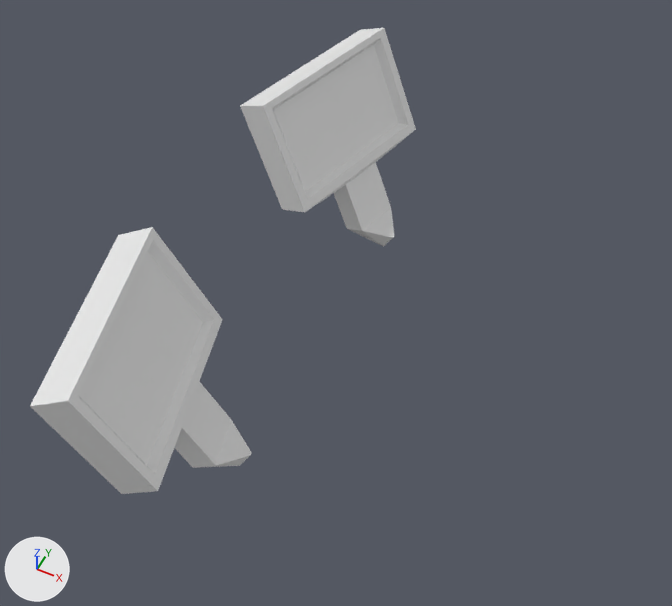
What one commit did to the Blender file Assets/Models/NewChair.blend.
One viewpoint serves both versions: a 50 mm lens placed at (5.51, -7.61, 13.7), pointed at (1.82, -0.22, 4.46). Every picture has the same lights, and +X, +Y and +Z are marked at lower left.

Script lines for the objects in view, before the commit:
```python
me_cube_004 = bpy.data.meshes.new('Cube.004')
me_cube_004.from_pydata(...)  # 20 vertices, 18 faces; spans x -0.266..0.117, y -0.372..0.372, z -0.398..0.398
me_cube_006 = bpy.data.meshes.new('Cube.006')
me_cube_006.from_pydata(...)  # 24 vertices, 22 faces; spans x -1.12..0.49, y -0.71..0.71, z -3.39..1.43
me_cube_010 = bpy.data.meshes.new('Cube.010')
me_cube_010.from_pydata(...)  # 20 vertices, 18 faces; spans x -0.266..0.117, y -0.435..0.435, z -0.457..0.457
me_cube_011 = bpy.data.meshes.new('Cube.011')
me_cube_011.from_pydata(...)  # 24 vertices, 22 faces; spans x -1.12..0.49, y -0.84..0.89, z -3.39..1.5
me_cube_012 = bpy.data.meshes.new('Cube.012')
me_cube_012.from_pydata(...)  # 32 vertices, 30 faces; spans x -0.9..0.82, y -0.95..1.24, z -1.79..1.52
ob_arml = bpy.data.objects.new('ArmL', me_cube_011)
ob_arml.location = (2.32, -1.83, 3.76)
ob_arml.rotation_euler = (-0.0873, -1.571, 0.0)  # degrees (-5, -90, 0)
ob_arml.hide_set(True)
ob_armr = bpy.data.objects.new('ArmR', me_cube_006)
ob_armr.location = (2.32, 1.83, 3.76)
ob_armr.rotation_euler = (-0.0873, -1.571, 0.0)  # degrees (-5, -90, 0)
ob_armr.hide_set(True)
ob_buttonl = bpy.data.objects.new('ButtonL', me_cube_010)
ob_buttonl.location = (1.59, -1.9, 4.42)
ob_buttonl.rotation_euler = (-3.229, -1.571, 0.0)  # degrees (-185, -90, 0)
ob_buttonl.hide_set(True)
ob_buttonr = bpy.data.objects.new('ButtonR', me_cube_004)
ob_buttonr.location = (1.59, 1.9, 4.42)
ob_buttonr.rotation_euler = (-3.229, -1.571, 0.0)  # degrees (-185, -90, 0)
ob_buttonr.hide_set(True)
ob_screenl = bpy.data.objects.new('ScreenL', me_cube_012)
ob_screenl.location = (0.75, -2.46, 4.53)
ob_screenl.rotation_euler = (0.0, -2.696, -3.403)  # degrees (0, -154, -195)
ob_screenl.scale = (1.0, 1.3, 1.0)
# also in view: 'ScreenR' at (0.54, 2.56, 4.57)
```
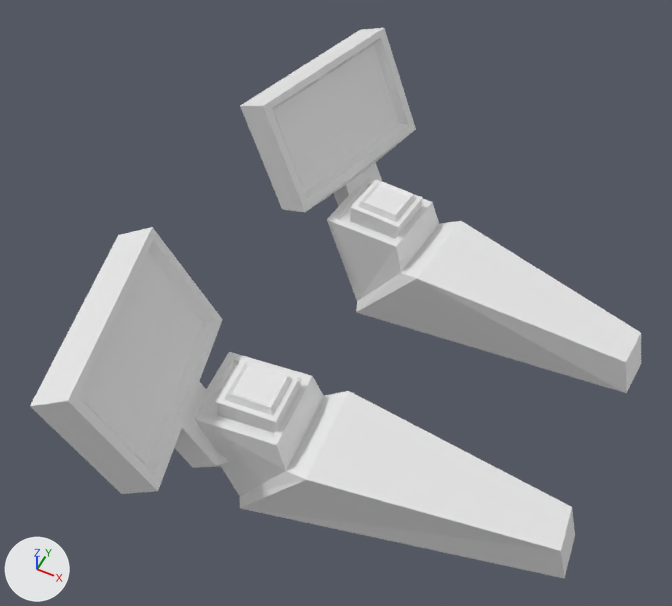
Patch to the scene script:
```diff
--- a/Assets/Models/NewChair.blend.py
+++ b/Assets/Models/NewChair.blend.py
@@ ob_buttonr @@
 ob_buttonr.rotation_euler = (-3.229, -1.571, 0.0)  # degrees (-185, -90, 0)
-ob_buttonr.hide_set(True)
@@ ob_armr @@
 ob_armr.rotation_euler = (-0.0873, -1.571, 0.0)  # degrees (-5, -90, 0)
-ob_armr.hide_set(True)
@@ ob_buttonl @@
 ob_buttonl.rotation_euler = (-3.229, -1.571, 0.0)  # degrees (-185, -90, 0)
-ob_buttonl.hide_set(True)
@@ ob_arml @@
 ob_arml.rotation_euler = (-0.0873, -1.571, 0.0)  # degrees (-5, -90, 0)
-ob_arml.hide_set(True)
```

Boxes (x1, y1, x2, y2) around the edits, measured in the pictures (672 x 606 px):
'ArmL', shown: after (195, 352, 575, 578)
'ArmR', shown: after (327, 179, 641, 393)
'ButtonL', shown: after (216, 358, 301, 433)
'ButtonR', shown: after (350, 179, 423, 238)
